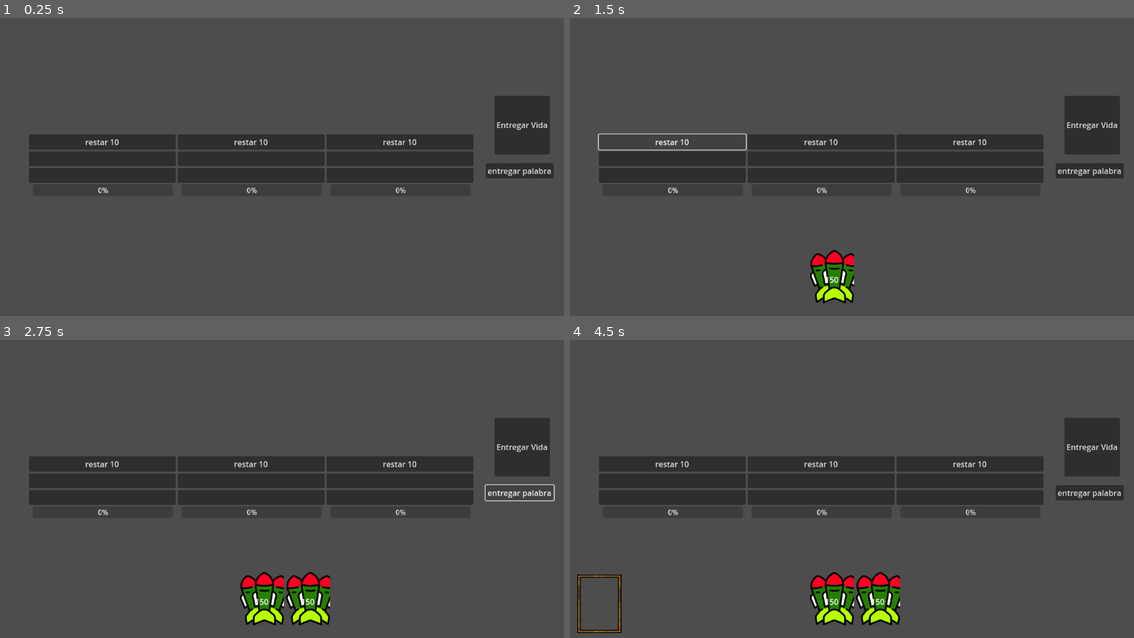
Above: before the commit, frames 1-4 (two rows, left to right).
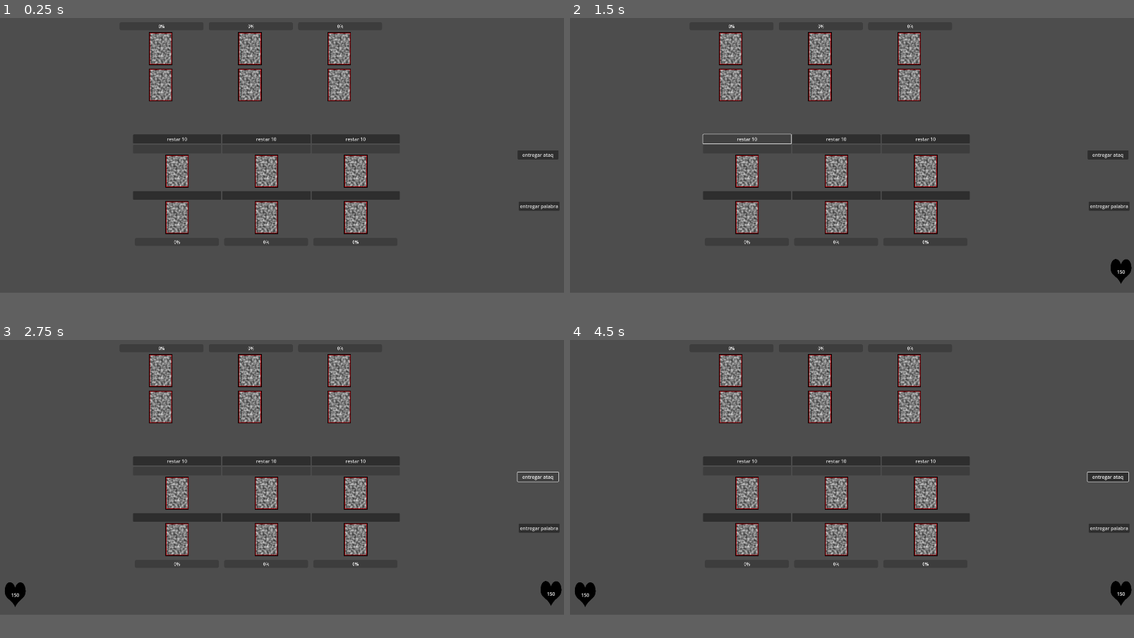
Above: after the commit, the same moments.

Repository: itnasll/ChatGalaxy
Game: Godot game, scene res://Scenes/screen_jugador.tscn
Same seed, same stepped clock (60 frames per second), same inputs: the game is played once before the commit and once after it.
Inputs (mouse positions are in pixels of both pictures, inside the frame that each line leads up to):
- Up to frame 1 (0.25 s): no input
- Up to frame 2 (1.5 s): click "entregar palabra" at 0.5 s; click "restar 10" at 1.25 s
- Up to frame 3 (2.75 s): click "entregar palabra" (after the commit: "entregar ataq") at 2 s
- Up to frame 4 (4.5 s): click (671, 480) at 2.77 s; click (671, 497) at 3.52 s; click (598, 605) at 4.27 s
In our replay, the window is 799x449 before the commit and 799x416 after it. These sizes can differ from the game's own. Grey fills any space a smaller window leaves; there, only what the larger window draws over its background counts as a difference.

The runs differ from the first frame. In frame 1, 16% of the frame differs, in the area x 5-100%, y 2-76%; in frame 2, 17%; in frame 3, 19%; in frame 4, 19%, in the area x 0-100%, y 2-99%.
Error before the commit: Cannot call method 'get_child_count' on a null value. (res://Scripts/carril.gd:40)

Commit message:
vista enemigo

Diff:
--- /dev/null
+++ b/CardSlot.gd
@@ -0,0 +1,11 @@
+extends MarginContainer
+
+
+# Called when the node enters the scene tree for the first time.
+func _ready():
+	$Sprite2D.scale *= 2
+
+
+# Called every frame. 'delta' is the elapsed time since the previous frame.
+func _process(delta):
+	pass
--- /dev/null
+++ b/Scenes/AreaCartaVida.gd
@@ -0,0 +1,11 @@
+extends MarginContainer
+
+
+# Called when the node enters the scene tree for the first time.
+func _ready():
+	pass # Replace with function body.
+
+
+# Called every frame. 'delta' is the elapsed time since the previous frame.
+func _process(delta):
+	pass
--- /dev/null
+++ b/Scenes/Control.gd
@@ -0,0 +1,11 @@
+extends Control
+
+
+# Called when the node enters the scene tree for the first time.
+func _ready():
+	pass # Replace with function body.
+
+
+# Called every frame. 'delta' is the elapsed time since the previous frame.
+func _process(delta):
+	pass
--- a/Scenes/almacen.tscn
+++ b/Scenes/almacen.tscn
@@ -11,7 +11,7 @@
 offset_top = 513.0
 offset_right = 1146.0
 offset_bottom = 641.0
-columns = 5
+columns = 6
 
 [node name="EntregaPalabra" type="Button" parent="."]
 offset_left = 992.0
--- a/Scenes/carril.tscn
+++ b/Scenes/carril.tscn
@@ -1,11 +1,24 @@
-[gd_scene load_steps=3 format=3 uid="uid://cbnfgtx508iop"]
+[gd_scene load_steps=4 format=3 uid="uid://cbnfgtx508iop"]
 
 [ext_resource type="PackedScene" uid="uid://bmktppmuuylsa" path="res://Scenes/vida.tscn" id="1_qfgep"]
 [ext_resource type="Script" path="res://Scripts/carril.gd" id="1_r5mwn"]
+[ext_resource type="PackedScene" uid="uid://dyysb0c81k6pu" path="res://card_slot.tscn" id="5_vfke4"]
 
 [node name="Carril" type="VBoxContainer"]
-offset_right = 303.0
-offset_bottom = 55.0
+layout_direction = 3
+anchors_preset = 7
+anchor_left = 0.5
+anchor_top = 1.0
+anchor_right = 0.5
+anchor_bottom = 1.0
+offset_left = -151.5
+offset_top = -390.0
+offset_right = 151.5
+offset_bottom = -39.0
+grow_horizontal = 2
+grow_vertical = 0
+size_flags_horizontal = 4
+size_flags_vertical = 4
 script = ExtResource("1_r5mwn")
 
 [node name="Accion" type="Button" parent="."]
@@ -16,26 +29,40 @@
 [node name="botonAreaAtaque" type="Button" parent="."]
 custom_minimum_size = Vector2(300, 30)
 layout_mode = 2
+disabled = true
 
-[node name="EspYCarta" type="VSplitContainer" parent="."]
+[node name="EspacioCartaAtaque" parent="." instance=ExtResource("5_vfke4")]
+layout_direction = 1
 layout_mode = 2
 
-[node name="EspVida" type="Button" parent="EspYCarta"]
+[node name="Sprite2D" parent="EspacioCartaAtaque" index="0"]
+position = Vector2(110, 0)
+
+[node name="EspVida" type="Button" parent="."]
 custom_minimum_size = Vector2(300, 30)
 layout_mode = 2
 
+[node name="EspacioCartaVida" parent="." instance=ExtResource("5_vfke4")]
+layout_direction = 1
+layout_mode = 2
+
+[node name="Sprite2D" parent="EspacioCartaVida" index="0"]
+position = Vector2(110, 0)
+
 [node name="Barra de Vida" parent="." instance=ExtResource("1_qfgep")]
-position = Vector2(8, 102)
-scale = Vector2(0.9, 0.9)
+layout_mode = 2
 
 [node name="Vida" parent="Barra de Vida" index="0"]
 custom_minimum_size = Vector2(80, 0)
-offset_left = 0.0
-offset_top = 0.0
-offset_right = 318.0
-offset_bottom = 27.0
+offset_left = -23.5
+offset_top = 2.0
+offset_right = 294.5
+offset_bottom = 29.0
 
 [connection signal="pressed" from="Accion" to="." method="_on_accion_pressed"]
-[connection signal="pressed" from="EspYCarta/EspVida" to="." method="_on_esp_vida_pressed"]
+[connection signal="pressed" from="botonAreaAtaque" to="." method="_on_boton_area_ataque_pressed"]
+[connection signal="pressed" from="EspVida" to="." method="_on_esp_vida_pressed"]
 
+[editable path="EspacioCartaAtaque"]
+[editable path="EspacioCartaVida"]
 [editable path="Barra de Vida"]
--- /dev/null
+++ b/Scenes/carril_enemigo.tscn
@@ -0,0 +1,41 @@
+[gd_scene load_steps=3 format=3 uid="uid://dix3hyl6m3h4s"]
+
+[ext_resource type="PackedScene" uid="uid://bmktppmuuylsa" path="res://Scenes/vida.tscn" id="1_fubbb"]
+[ext_resource type="PackedScene" uid="uid://dyysb0c81k6pu" path="res://card_slot.tscn" id="2_eq1ty"]
+
+[node name="CarrilEnemigo" type="Control"]
+custom_minimum_size = Vector2(300, 400)
+layout_mode = 3
+anchors_preset = 5
+anchor_left = 0.5
+anchor_right = 0.5
+grow_horizontal = 2
+
+[node name="VBoxContainer" type="VBoxContainer" parent="."]
+layout_mode = 1
+anchors_preset = 5
+anchor_left = 0.5
+anchor_right = 0.5
+offset_left = -150.0
+offset_right = 150.0
+offset_bottom = 278.0
+grow_horizontal = 2
+alignment = 1
+
+[node name="Vida" parent="VBoxContainer" instance=ExtResource("1_fubbb")]
+layout_mode = 2
+
+[node name="EspacioCartaVida" parent="VBoxContainer" instance=ExtResource("2_eq1ty")]
+layout_mode = 2
+
+[node name="Sprite2D" parent="VBoxContainer/EspacioCartaVida" index="0"]
+position = Vector2(100, 0)
+
+[node name="EspacioCartaAtaque" parent="VBoxContainer" instance=ExtResource("2_eq1ty")]
+layout_mode = 2
+
+[node name="Sprite2D" parent="VBoxContainer/EspacioCartaAtaque" index="0"]
+position = Vector2(100, 0)
+
+[editable path="VBoxContainer/EspacioCartaVida"]
+[editable path="VBoxContainer/EspacioCartaAtaque"]
--- a/Scenes/cartaVida.tscn
+++ b/Scenes/cartaVida.tscn
@@ -15,9 +15,11 @@
 stretch_mode = 6
 
 [node name="Imagen" type="TextureRect" parent="Boton"]
+custom_minimum_size = Vector2(90, 0)
 layout_mode = 0
-offset_right = 40.0
-offset_bottom = 40.0
+offset_right = 90.0
+offset_bottom = 120.0
+expand_mode = 5
 
 [node name="Label" type="Label" parent="Boton"]
 layout_mode = 1
--- a/Scenes/screen_jugador.tscn
+++ b/Scenes/screen_jugador.tscn
@@ -2,20 +2,45 @@
 
 [ext_resource type="Script" path="res://Scripts/screen_jugador.gd" id="1_d0ieh"]
 [ext_resource type="PackedScene" uid="uid://bp68dlxrj27if" path="res://Scenes/almacen.tscn" id="1_til80"]
+[ext_resource type="PackedScene" uid="uid://c48eyfmc0kln8" path="res://Scenes/vista_enemigo.tscn" id="2_c4jxg"]
 [ext_resource type="PackedScene" uid="uid://cbnfgtx508iop" path="res://Scenes/carril.tscn" id="3_4htyv"]
-[ext_resource type="Texture2D" uid="uid://db26mcb0u4kfs" path="res://Assets/red_Border.png" id="4_s245b"]
 
 [node name="ScreenJugador" type="Node2D"]
 script = ExtResource("1_d0ieh")
 
-[node name="Almacen" parent="." instance=ExtResource("1_til80")]
+[node name="vistaEnemigo" parent="." instance=ExtResource("2_c4jxg")]
+position = Vector2(861, 77)
+
+[node name="Almacen" parent="." groups=["almacenes"] instance=ExtResource("1_til80")]
+position = Vector2(774, 354)
+
+[node name="Mano" parent="Almacen" index="0"]
+layout_direction = 3
+offset_left = -1147.0
+offset_top = 514.0
+offset_right = -491.0
+offset_bottom = 642.0
+
+[node name="Almacen2" parent="." groups=["almacenes"] instance=ExtResource("1_til80")]
+position = Vector2(770, 142)
+
+[node name="Mano" parent="Almacen2" index="0"]
+offset_left = -763.0
+offset_top = 730.0
+offset_right = -107.0
+offset_bottom = 858.0
+
+[node name="EntregaPalabra" parent="Almacen2" index="1"]
+offset_top = 372.0
+offset_bottom = 403.0
+text = "entregar ataq"
 
 [node name="Carriles" type="HBoxContainer" parent="."]
 custom_minimum_size = Vector2(80, 80)
-offset_left = 59.0
-offset_top = 276.0
-offset_right = 967.0
-offset_bottom = 356.0
+offset_left = 453.0
+offset_top = 460.0
+offset_right = 1361.0
+offset_bottom = 841.0
 
 [node name="Carril1" parent="Carriles" instance=ExtResource("3_4htyv")]
 layout_mode = 2
@@ -26,56 +51,9 @@
 [node name="Carril3" parent="Carriles" instance=ExtResource("3_4htyv")]
 layout_mode = 2
 
-[node name="containerVidas" type="HBoxContainer" parent="."]
-layout_direction = 2
-offset_left = 15.0
-offset_top = 518.445
-offset_right = 515.0
-offset_bottom = 638.445
+[connection signal="envioPalabra" from="Almacen" to="." method="_on_almacen_envio_palabra"]
+[connection signal="envioPalabra" from="Almacen2" to="." method="_on_almacen_envio_palabra"]
+[connection signal="Slot_vida_pressed" from="Carriles/Carril1" to="." method="_on_carril_1_slot_vida_pressed"]
 
-[node name="vida1" type="TextureButton" parent="containerVidas" groups=["CartaVidas"]]
-custom_minimum_size = Vector2(90, 0)
-layout_mode = 2
-texture_disabled = ExtResource("4_s245b")
-stretch_mode = 0
-
-[node name="vida2" type="TextureButton" parent="containerVidas" groups=["CartaVidas"]]
-custom_minimum_size = Vector2(90, 0)
-layout_mode = 2
-texture_disabled = ExtResource("4_s245b")
-stretch_mode = 0
-
-[node name="vida3" type="TextureButton" parent="containerVidas" groups=["CartaVidas"]]
-custom_minimum_size = Vector2(90, 0)
-layout_mode = 2
-texture_disabled = ExtResource("4_s245b")
-stretch_mode = 0
-
-[node name="vida4" type="TextureButton" parent="containerVidas" groups=["CartaVidas"]]
-custom_minimum_size = Vector2(90, 0)
-layout_mode = 2
-texture_disabled = ExtResource("4_s245b")
-stretch_mode = 0
-
-[node name="vida5" type="TextureButton" parent="containerVidas" groups=["CartaVidas"]]
-custom_minimum_size = Vector2(90, 0)
-layout_mode = 2
-texture_disabled = ExtResource("4_s245b")
-stretch_mode = 0
-
-[node name="EntregaVida" type="Button" parent="."]
-offset_left = 1010.0
-offset_top = 197.0
-offset_right = 1123.0
-offset_bottom = 317.0
-text = "Entregar Vida"
-
-[connection signal="envioPalabra" from="Almacen" to="." method="_on_almacen_envio_palabra"]
-[connection signal="Slot_vida_pressed" from="Carriles/Carril1" to="." method="_on_carril_1_slot_vida_pressed"]
-[connection signal="child_exiting_tree" from="containerVidas" to="." method="_on_container_vidas_child_exiting_tree"]
-[connection signal="pressed" from="containerVidas/vida1" to="." method="_on_vida_1_pressed" binds= ["containerVidas/vida1"]]
-[connection signal="pressed" from="containerVidas/vida2" to="." method="_on_vida_2_pressed" binds= ["containerVidas/vida2"]]
-[connection signal="pressed" from="containerVidas/vida3" to="." method="_on_vida_3_pressed" binds= ["containerVidas/vida3"]]
-[connection signal="pressed" from="containerVidas/vida4" to="." method="_on_vida_4_pressed" binds= ["containerVidas/vida4"]]
-[connection signal="pressed" from="containerVidas/vida5" to="." method="_on_vida_5_pressed" binds= ["containerVidas/vida5"]]
-[connection signal="pressed" from="EntregaVida" to="." method="_on_entrega_vida_pressed"]
+[editable path="Almacen"]
+[editable path="Almacen2"]
--- a/Scenes/vida.tscn
+++ b/Scenes/vida.tscn
@@ -2,23 +2,20 @@
 
 [ext_resource type="Script" path="res://Scripts/vida.gd" id="1_l663q"]
 
-
-[node name="Vida" type="Node2D"]
+[node name="Vida" type="Control"]
+custom_minimum_size = Vector2(300, 30)
+layout_mode = 3
+anchors_preset = 0
+size_flags_horizontal = 0
 script = ExtResource("1_l663q")
 
 [node name="Vida" type="ProgressBar" parent="."]
 texture_filter = 1
-anchors_preset = 8
-anchor_left = 0.5
-anchor_top = 0.5
-anchor_right = 0.5
-anchor_bottom = 0.5
-offset_left = -159.0
-offset_top = -13.5
-offset_right = 159.0
-offset_bottom = 13.5
-grow_horizontal = 2
-grow_vertical = 2
+custom_minimum_size = Vector2(90, 0)
+layout_mode = 1
+offset_right = 318.0
+offset_bottom = 27.0
+scale = Vector2(0.898947, 1)
 size_flags_horizontal = 4
 step = 1.0
 rounded = true
--- /dev/null
+++ b/Scenes/vista_enemigo.tscn
@@ -0,0 +1,24 @@
+[gd_scene load_steps=2 format=3 uid="uid://c48eyfmc0kln8"]
+
+[ext_resource type="PackedScene" uid="uid://dix3hyl6m3h4s" path="res://Scenes/carril_enemigo.tscn" id="1_2jet0"]
+
+[node name="vistaEnemigo" type="Node2D"]
+position = Vector2(108, 46)
+
+[node name="HBoxContainer" type="HBoxContainer" parent="."]
+anchors_preset = 5
+anchor_left = 0.5
+anchor_right = 0.5
+offset_left = -454.0
+offset_right = 454.0
+offset_bottom = 400.0
+grow_horizontal = 2
+
+[node name="CarrilEnemigo" parent="HBoxContainer" instance=ExtResource("1_2jet0")]
+layout_mode = 2
+
+[node name="CarrilEnemigo2" parent="HBoxContainer" instance=ExtResource("1_2jet0")]
+layout_mode = 2
+
+[node name="CarrilEnemigo3" parent="HBoxContainer" instance=ExtResource("1_2jet0")]
+layout_mode = 2
--- a/Scripts/almacen.gd
+++ b/Scripts/almacen.gd
@@ -8,7 +8,7 @@
 enum EstadoRepartir { Estado1, Estado2 }
 var estadoRepartir = EstadoRepartir.Estado1
 var estadoSelCarta = EstadoSeleccionarCarta.NOSELECCIONADA
-var mazoP = [
+@export var mazoP = [
 	'Perro', 'Casa', 'Jardín', 'Montaña', 'Libro', 'Computadora',
 	'Felicidad', 'Playa', 'Viaje', 'Amistad', 'Guitarra', 'Café',
 	'Aventura', 'Arte', 'Tiempo', 'Sueño', 'Chocolate', 'Estrella',
@@ -17,6 +17,7 @@
 # Called when the node enters the scene tree for the first time.
 
 func _process(_delta):
+	$Mano.columns = $Mano.get_child_count() + 1
 	match estadoSelCarta:
 		EstadoSeleccionarCarta.SELECCIONADA:
 			for j in $Mano.get_children():
@@ -26,6 +27,10 @@
 				else:
 					j.get_child(0).texture_normal = null
 					j.get_child(0).disabled = true
+			var cartasEnGrupo = get_tree().get_nodes_in_group("almacenes")
+			for carta in cartasEnGrupo:
+				if carta != self:
+					carta.estadoSelCarta = EstadoSeleccionarCarta.DESHABILITADAS
 			#el otro almacen deberia cambiar el estado a deshabilitadas
 		EstadoSeleccionarCarta.NOSELECCIONADA:
 			for j in $Mano.get_children():
@@ -45,11 +50,15 @@
 # Called every frame. 'delta' is the elapsed time since the previous frame.
 
 func cambiar_no_seleccionada():
-	estadoSelCarta = EstadoSeleccionarCarta.NOSELECCIONADA
+	var cartasEnGrupo = get_tree().get_nodes_in_group("almacenes")
+	for carta in cartasEnGrupo:
+			carta.estadoSelCarta = EstadoSeleccionarCarta.NOSELECCIONADA
+
 
 func _on_entrega_palabra_pressed():
-	var texture = preload("res://Assets/icono-de-ataque (Personalizado).png")
+	var texture = preload("res://Assets/corazon.svg")
 	var cartaNueva = pre_carta.instantiate()
+	cartaNueva.add_to_group("manoDeeCartasGrupo")
 	cartaNueva.get_child(0).get_node("Imagen").set_texture(texture)
 	cartaNueva.size.x = 90
 	cartaNueva.size.y = 10
@@ -63,6 +72,10 @@
 		if asd.estaSeleccionada:
 			asd.estaSeleccionada = false
 			estadoSelCarta = EstadoSeleccionarCarta.NOSELECCIONADA
+			var cartasEnGrupo = get_tree().get_nodes_in_group("almacenes")
+			for carta in cartasEnGrupo:
+				if carta != self:
+					carta.estadoSelCarta = EstadoSeleccionarCarta.NOSELECCIONADA
 		else:
 			asd.estaSeleccionada = true
 			estadoSelCarta = EstadoSeleccionarCarta.SELECCIONADA
--- a/Scripts/carril.gd
+++ b/Scripts/carril.gd
@@ -1,6 +1,8 @@
 extends VBoxContainer
 signal Slot_vida_pressed
 
+@onready var espacioCartaVida = $EspacioCartaVida
+@onready var espacioCartaAtaque = $EspacioCartaAtaque
 # Called when the node enters the scene tree for the first time.
 func _ready():
 	pass # Replace with function body.
@@ -8,7 +10,11 @@
 
 # Called every frame. 'delta' is the elapsed time since the previous frame.
 func _process(_delta):
-	pass
+	if espacioCartaVida.get_child_count() == 2:
+		if $"Barra de Vida".vVida <= 0:
+				espacioCartaVida.get_child(1).free()
+				$EspVida.disabled = false
+#	pass
 #
 #	if $EspYCarta.get_child_count() == 1:
 #			if $"Barra de Vida".vVida <= 0:
@@ -23,19 +29,36 @@
 
 
 func _on_esp_vida_pressed():
+	#agregar un if que chequee
 	var almacen = get_node("../../Almacen/Mano")
 	for i in almacen.get_children():
-		print("enmano:", i)
+#		print("enmano:", i)
 		if i.estaSeleccionada:
-			i.reparent($EspYCarta)
+			i.reparent(espacioCartaVida)
+#			$".".move_child(i, 3)
+			var valor = i.get_node("Boton/Label").text
+			$"Barra de Vida".vVida = valor
+			$"Barra de Vida".vVMax = valor
 			i.get_child(0).texture_normal = null
 			get_node("../../Almacen").cambiar_no_seleccionada()
+			$EspVida.disabled = true
+			$botonAreaAtaque.disabled = false
 	#print(almacen)
 	#print(self)
-	emit_signal("Slot_vida_pressed")
-	pass # Replace with function body.
+#	emit_signal("Slot_vida_pressed")
+
 
 
 func _on_accion_pressed():
-	print($EspVida.get_child_count())
-	pass # Replace with function body.
+	$"Barra de Vida".vVida -= 50
+
+func _on_boton_area_ataque_pressed():
+	var almacen = get_node("../../Almacen2/Mano")
+	for i in almacen.get_children():
+#		print("enmano:", i)
+		if i.estaSeleccionada:
+			i.reparent(espacioCartaAtaque)
+			#$".".move_child(i, 1)
+			i.get_child(0).texture_normal = null
+			get_node("../../Almacen2").cambiar_no_seleccionada()
+			$botonAreaAtaque.disabled = true
--- a/Scripts/screen_jugador.gd
+++ b/Scripts/screen_jugador.gd
@@ -13,9 +13,9 @@
 enum EstadoSeleccionarCarta { SELECCIONADA, NOSELECCIONADA}
 enum EstadoRepartir { Estado1, Estado2 }
 var estadoRepartir = EstadoRepartir.Estado1
-var estadoSelCarta = EstadoSeleccionarCarta.NOSELECCIONADA
+#var estadoSelCarta = EstadoSeleccionarCarta.NOSELECCIONADA
 enum estadoEspaciovidas {COMPLETAS, INCOMPLETAS}
-var vidasCompletasEstado = estadoEspaciovidas.INCOMPLETAS
+#var vidasCompletasEstado = estadoEspaciovidas.INCOMPLETAS
 
 # Called when the node enters the scene tree for the first time.
 func _ready():
@@ -25,181 +25,3 @@
 		vida1.append(i)
 	for j in range(75, 375, 15):
 		vida2.append(j)
-
-
-
-
-# Called every frame. 'delta' is the elapsed time since the previous frame.
-func _process(_delta):
-#	var uno = $Carriles/Carril1/EspVida
-#	var dos = $Carriles/Carril2/EspVida
-#	var tres = $Carriles/Carril3/EspVida
-##	if uno.get_child_count() == 1:
-#		if $VBoxContainer/HBoxContainer2/Node2D.vVida <= 0:
-#			uno.get_child(0).free()
-#	if dos.get_child_count() == 1:
-#		if $VBoxContainer/HBoxContainer2/Node2D2.vVida <= 0:
-#			dos.get_child(0).free()
-#	if tres.get_child_count() == 1:
-#		if $VBoxContainer/HBoxContainer2/Node2D3.vVida <= 0:
-#			tres.get_child(0).free()
-
-#	match estadoSelCarta:
-#		EstadoSeleccionarCarta.SELECCIONADA:
-#			pass
-#		EstadoSeleccionarCarta.NOSELECCIONADA:
-#			for j in $containerVidas.get_children():
-#				j.texture_normal = null
-#				j.disabled = false
-#	match vidasCompletasEstado:
-#		estadoEspaciovidas.INCOMPLETAS:
-#			if uno.get_child_count() + dos.get_child_count() + tres.get_child_count() == 3:
-#				vidasCompletasEstado = estadoEspaciovidas.COMPLETAS
-#		estadoEspaciovidas.COMPLETAS:
-#			get_tree().call_group("CartaVidas", "set_disabled", true)
-#			for node in get_tree().get_nodes_in_group("espaciosVidas"):
-#				if node.get_child_count() == 0:
-#					vidasCompletasEstado = estadoEspaciovidas.INCOMPLETAS
-	pass
-
-
-func _on_almacen_envio_palabra(argu):
-	var ls = LabelSettings.new()
-	ls.set_font_color("Red")
-	ls.set_font_size(20)
-
-	argu.label_settings = ls
-#	argu.horizontal_alignment(VERTICAL_ALIGNMENT_CENTER)
-	var centrar = CenterContainer.new()
-	centrar.add_child(argu)
-	#$VBoxContainer/HBoxContainer/ColorRect.add_child(centrar)
-	palabra_sel.append(centrar)
-
-func palabra_en_juego(asd, asd2):
-	var nodoOrigen = get_node(asd)
-	var nodoCheck = get_node(asd2)
-	if nodoCheck.get_child_count()>0:
-		if palabra_sel.size() > 0:
-			nodoOrigen.add_child(palabra_sel[0])
-			palabra_sel.remove_at(0)
-
-
-func _on_boton_area_ataque_pressed(extra_arg_0, extra_arg_1):
-	palabra_en_juego(extra_arg_0,extra_arg_1)
-
-func _on_button_2_pressed():
-	var asd2 = $VBoxContainer/HBoxContainer2/EspVida1
-	palabra_en_juego($VBoxContainer/HBoxContainer/Button2, asd2)
-
-func _on_button_3_pressed():
-	var asd2 = $VBoxContainer/HBoxContainer2/EspVida1
-	palabra_en_juego($VBoxContainer/HBoxContainer/Button3, asd2)
-
-var vidaSeleccionada = []
-
-func _on_entrega_vida_pressed():
-	var container = $containerVidas
-	for i in container.get_children():
-		if i.get_child_count()==0:
-			print("tiene")
-			print(i.get_child_count())
-			var EsI = escena_instanciada.instantiate()
-			EsI.get_node("Boton/Label").text = str(vida1.pick_random())
-			EsI.scale.x= 1
-			EsI.scale.y= 1
-			i.add_child(EsI)
-			break
-
-func _on_carta_vida_envia_vida(argumento):
-	vidaSeleccionada.append(argumento)
-	print("elpepe")
-
-
-#NOS QUEDAMOS ACA ABAJO
-#separando carriles de screen_jugador
-#opncion de separar conteiner vidas
-
-func cartaAUbicacion(argu,argu2):
-	var node = get_node(argu) #boton ubicacion
-	var node2 = get_node(argu2)#barra vida
-	if vidaSeleccionada.size()>0 and node.get_child_count()==0:
-		var elel = vidaSeleccionada[0]
-		for i in $containerVidas.get_children():
-			for k in i.get_children():
-				if k == elel:
-					print(i.name)
-					print(k.get_child(0).get_child(0).text)
-					i.remove_child(elel)
-					i.texture_normal = null
-					node.add_child(elel)
-					vidaSeleccionada.remove_at(0)
-					node2.get_child(0).max_value = int(k.get_child(0).get_child(0).text)
-					node2.vVida = k.get_child(0).get_child(0).text
-					print( k.get_child(0).get_child(0).text)
-
-func _on_esp_vida_1_pressed(argu, argu2):
-	cartaAUbicacion(argu,argu2)
-	estadoSelCarta = EstadoSeleccionarCarta.NOSELECCIONADA
-
-func _on_container_vidas_child_exiting_tree(node):
-	print(node)
-	vidaSeleccionada.append(node)
-	print("append logrado")
-	print(vidaSeleccionada[0])
-
-
-func genericaVidaPresed(arg1):
-	var node = get_node(arg1)
-	var nodeH = node.get_child(0)
-	if vidaSeleccionada.size() == 0:
-		vidaSeleccionada.append(nodeH)
-		var mi_textura = load("res://Assets/Gold_Border.png")
-		node.set_texture_normal(mi_textura)
-
-		var elel = vidaSeleccionada[0]
-#				estadoSelCarta = EstadoSeleccionarCarta.SELECCIONADA
-		for i in $containerVidas.get_children():
-			for k in i.get_children():
-				if k != elel:
-					i.disabled = true
-
-
-func alternarEstado(arg):
-	match estadoSelCarta:
-		EstadoSeleccionarCarta.NOSELECCIONADA:
-			genericaVidaPresed(arg)
-			estadoSelCarta = EstadoSeleccionarCarta.SELECCIONADA
-		EstadoSeleccionarCarta.SELECCIONADA:
-			estadoSelCarta = EstadoSeleccionarCarta.NOSELECCIONADA
-			vidaSeleccionada.remove_at(0)
-
-
-
-func _on_vida_1_pressed(extra_arg_0):
-	alternarEstado(extra_arg_0)
-
-func _on_vida_2_pressed(extra_arg_0):
-	alternarEstado(extra_arg_0)
-
-func _on_vida_3_pressed(extra_arg_0):
-	alternarEstado(extra_arg_0)
-
-
-func _on_vida_4_pressed(extra_arg_0):
-	alternarEstado(extra_arg_0)
-
-
-func _on_vida_5_pressed(extra_arg_0):
-	alternarEstado(extra_arg_0)
-
-
-func _on_restar_pressed(extra_arg_0):
-	var node = get_node(extra_arg_0)
-	node.vVida -=10
-
-
-
-
-
-func _on_carril_1_slot_vida_pressed():
-	pass # Replace with function body.
--- a/Scripts/vida.gd
+++ b/Scripts/vida.gd
@@ -1,4 +1,4 @@
-extends Node2D
+extends Control
 
 @export var vVida : int
 @export var vColor : Color = "green"
@@ -17,13 +17,7 @@
 # Called every frame. 'delta' is the elapsed time since the previous frame.
 func _process(_delta):
 	$Vida.value = vVida
-	#$Vida.max_value = vVMax
+	$Vida.max_value = vVMax
 	var sb = StyleBoxFlat.new()
 	$Vida.add_theme_stylebox_override("fill", sb)
 	sb.bg_color = vColor
-
-
-
-
-func _on_button_pressed():
-	vVida -=1
--- /dev/null
+++ b/card_slot.tscn
@@ -0,0 +1,22 @@
+[gd_scene load_steps=3 format=3 uid="uid://dyysb0c81k6pu"]
+
+[ext_resource type="Script" path="res://CardSlot.gd" id="1_peonm"]
+[ext_resource type="Texture2D" uid="uid://c1yxl6aqb04ty" path="res://Assets/espacio vida.png" id="2_txv22"]
+
+[node name="CardSlot" type="MarginContainer"]
+custom_minimum_size = Vector2(90, 120)
+anchors_preset = 8
+anchor_left = 0.5
+anchor_top = 0.5
+anchor_right = 0.5
+anchor_bottom = 0.5
+offset_right = 90.0
+offset_bottom = 120.0
+grow_horizontal = 2
+grow_vertical = 2
+script = ExtResource("1_peonm")
+
+[node name="Sprite2D" type="Sprite2D" parent="."]
+position = Vector2(15, 0)
+texture = ExtResource("2_txv22")
+centered = false
--- a/project.godot
+++ b/project.godot
@@ -15,6 +15,11 @@
 config/features=PackedStringArray("4.1", "GL Compatibility")
 config/icon="res://Assets/icon.svg"
 
+[display]
+
+window/size/viewport_width=1920
+window/size/viewport_height=1000
+
 [dotnet]
 
 project/assembly_name="chat"
Binary file added: Assets/CardBase1.png
Not shown, added: Assets/CardBase1.png.import
Binary file added: Assets/espacio vida.png
Not shown, added: Assets/espacio vida.png.import
